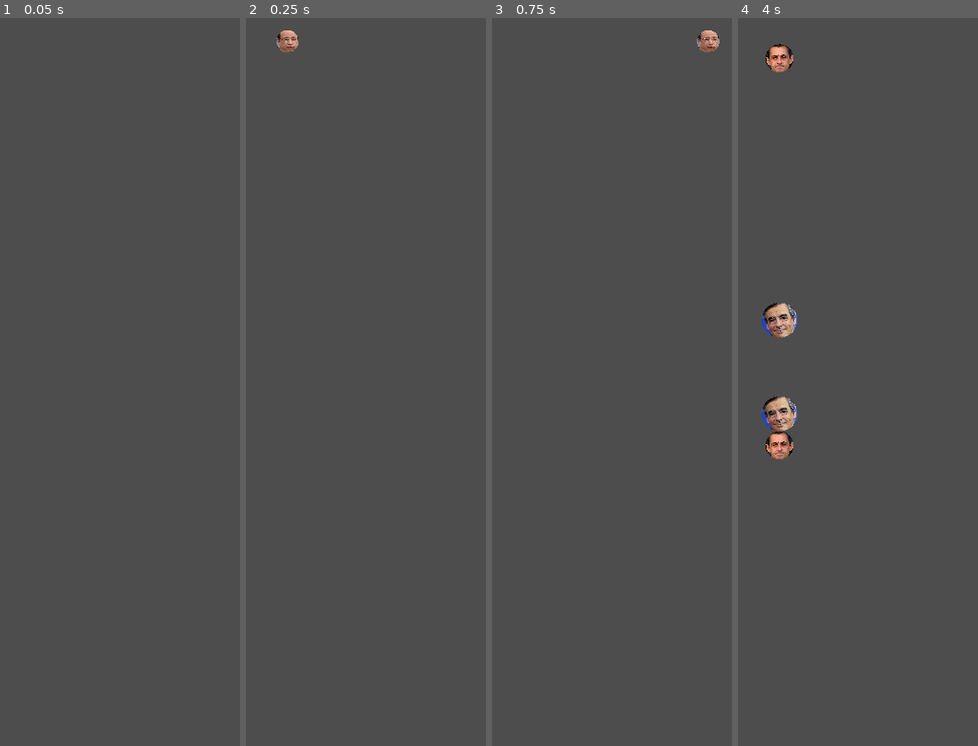
Above: before the commit, frames 1-4 (left to right).
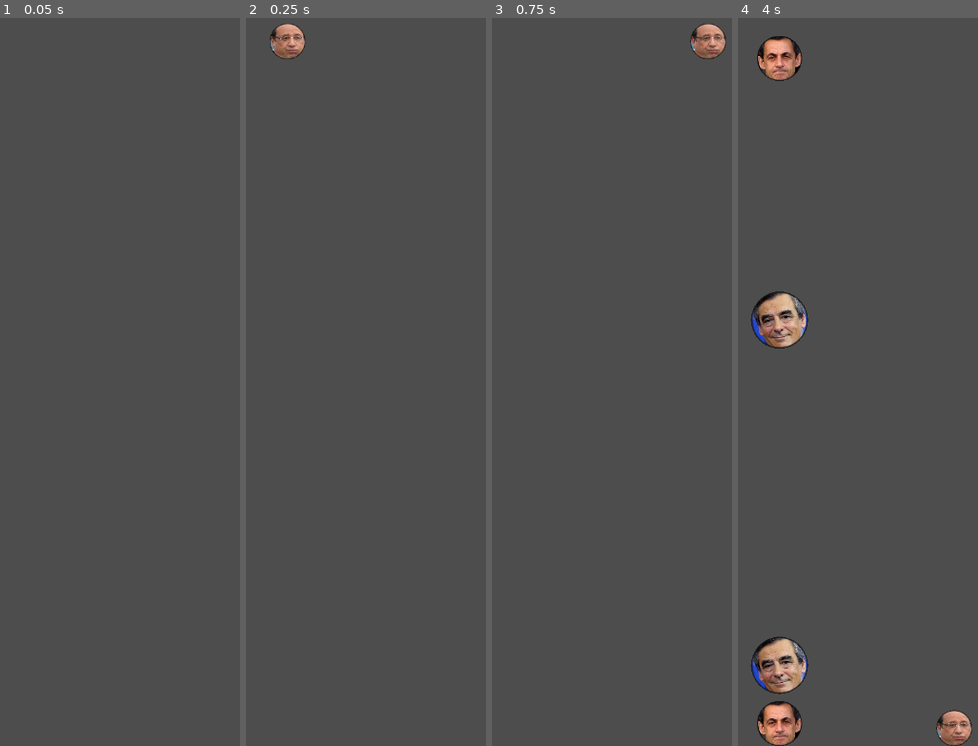
Above: after the commit, the same moments.

Repository: jaajCorp/siuuuka-game
Game: Godot game, scene res://scenes/Game/Game.tscn
The game is run twice, just before and just after one commit, with the same random seed, the same clock (stepped at 60 frames per second) and the same inputs. The project has no main scene, so this scene is started directly. The engine's default icon, where the game draws it, is replaced by a stand-in: a white triangle on a blue panel in a dark square.
Inputs (mouse positions are in pixels of both pictures, inside the frame that each line leads up to):
- Up to frame 1 (0.05 s): no input
- Up to frame 2 (0.25 s): no input
- Up to frame 3 (0.75 s): tap Enter at 0.5 s; move the mouse to (708, 323) at 0.52 s; click (708, 323) at 0.67 s
- Up to frame 4 (4 s): move the mouse to (774, 403) at 1.27 s; click (774, 403) at 1.42 s; move the mouse to (903, 192) at 2.02 s; click (903, 192) at 2.17 s; move the mouse to (838, 520) at 2.77 s; click (838, 520) at 2.92 s; move the mouse to (outside the picture) at 3.52 s; click (outside the picture) at 3.67 s

Frame 1 is identical in both runs. In frame 2, 0.5% of the frame differs, in the area x 9-25%, y 0-6%; in frame 3, 0.5%; in frame 4, 5.8%, in the area x 5-98%, y 2-100%.

Commit message:
feat(Ball): Added frame

Diff:
--- a/project.godot
+++ b/project.godot
@@ -22,7 +22,8 @@
 
 window/size/viewport_width=720
 window/size/viewport_height=1280
-window/stretch/mode="canvas_items"
+window/stretch/mode="viewport"
+window/stretch/aspect="expand"
 
 [rendering]
 
--- a/scenes/Ball/Ball.tscn
+++ b/scenes/Ball/Ball.tscn
@@ -11,8 +11,9 @@
 [sub_resource type="CircleShape2D" id="CircleShape2D_6njgi"]
 radius = 32.0
 
-[sub_resource type="ShaderMaterial" id="ShaderMaterial_u1ll0"]
+[sub_resource type="ShaderMaterial" id="ShaderMaterial_nyh7v"]
 shader = ExtResource("2_imdjw")
+shader_parameter/color = Color(0.0885599, 0.0885599, 0.0885599, 1)
 
 [node name="Ball" type="RigidBody2D"]
 physics_material_override = SubResource("PhysicsMaterial_cl83c")
@@ -25,6 +26,6 @@
 shape = SubResource("CircleShape2D_6njgi")
 
 [node name="Sprite2D" type="Sprite2D" parent="."]
-material = SubResource("ShaderMaterial_u1ll0")
+material = SubResource("ShaderMaterial_nyh7v")
 scale = Vector2(0.5, 0.5)
 texture = ExtResource("2_ht0q0")
--- a/scenes/Ball/ball.gd
+++ b/scenes/Ball/ball.gd
@@ -30,7 +30,7 @@
 	10.07936839915896,
 ]
 
-@onready var BASE_SIZE: Vector2 = Vector2.ONE * get_viewport().size.x / 12
+@onready var BASE_SIZE: Vector2 = Vector2.ONE * get_viewport().get_visible_rect().size.x / 12
 const BASE_MASS: float = 1
 const PACKED_SCENE = preload("res://scenes/Ball/Ball.tscn")
 
--- a/scenes/Ball/circle_frame.gdshader
+++ b/scenes/Ball/circle_frame.gdshader
@@ -1,9 +1,15 @@
 shader_type canvas_item;
+
+uniform vec3 color: source_color;
 
 void fragment() {
 	vec2 uv = (UV - 0.5) * 2.0;
 	float dist = distance(vec2(0.0), uv);
 	float mask = 1.0 - step(1.0, dist);
 
-	COLOR.a = mask;
+	float frame = smoothstep(0.93, 0.99, dist);
+
+	vec3 finalColor = ((1.0 - frame) * COLOR.rgb) + (frame * color);
+
+	COLOR = vec4(finalColor, mask);
 }
--- a/scenes/Game/Game.tscn
+++ b/scenes/Game/Game.tscn
@@ -1,6 +1,9 @@
-[gd_scene load_steps=2 format=3 uid="uid://cmu6mss2cn51m"]
+[gd_scene load_steps=3 format=3 uid="uid://cmu6mss2cn51m"]
 
 [ext_resource type="Script" path="res://scenes/Game/game.gd" id="1_5ymrm"]
+
+[sub_resource type="Environment" id="Environment_q6msv"]
+glow_enabled = true
 
 [node name="Game" type="Node2D"]
 script = ExtResource("1_5ymrm")
@@ -12,3 +15,6 @@
 polygon = PackedVector2Array(0, 0, 8, 1280, 720, 1280, 720, 0)
 
 [node name="Balls" type="Node2D" parent="."]
+
+[node name="WorldEnvironment" type="WorldEnvironment" parent="."]
+environment = SubResource("Environment_q6msv")
--- a/scenes/Game/game.gd
+++ b/scenes/Game/game.gd
@@ -13,9 +13,9 @@
 	# Initialize game box
 	collision.polygon = [
 		Vector2(0, 0),
-		Vector2(0, get_viewport().size.y),
-		Vector2(get_viewport().size.x, get_viewport().size.y),
-		Vector2(get_viewport().size.x, 0)
+		Vector2(0, get_viewport().get_visible_rect().size.y),
+		Vector2(get_viewport().get_visible_rect().size.x, get_viewport().get_visible_rect().size.y),
+		Vector2(get_viewport().get_visible_rect().size.x, 0)
 	]
 
 	spawn_ball()
